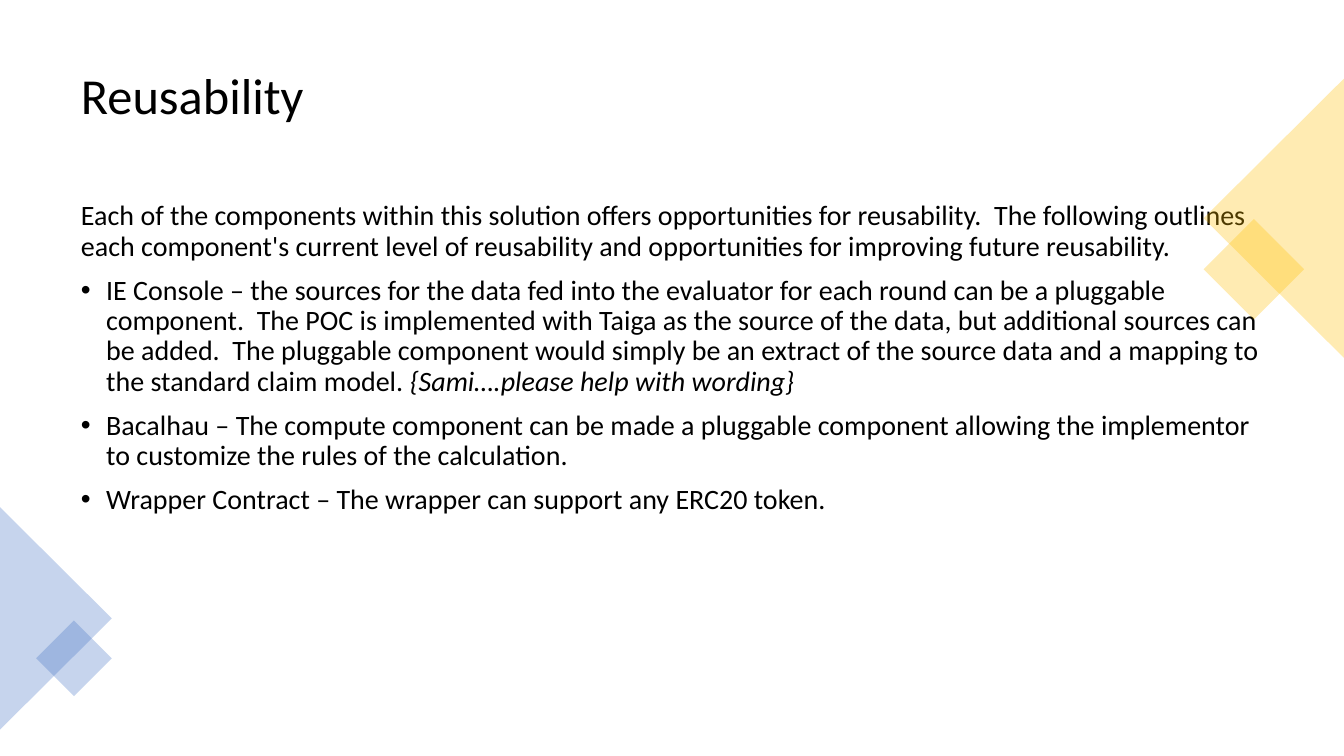
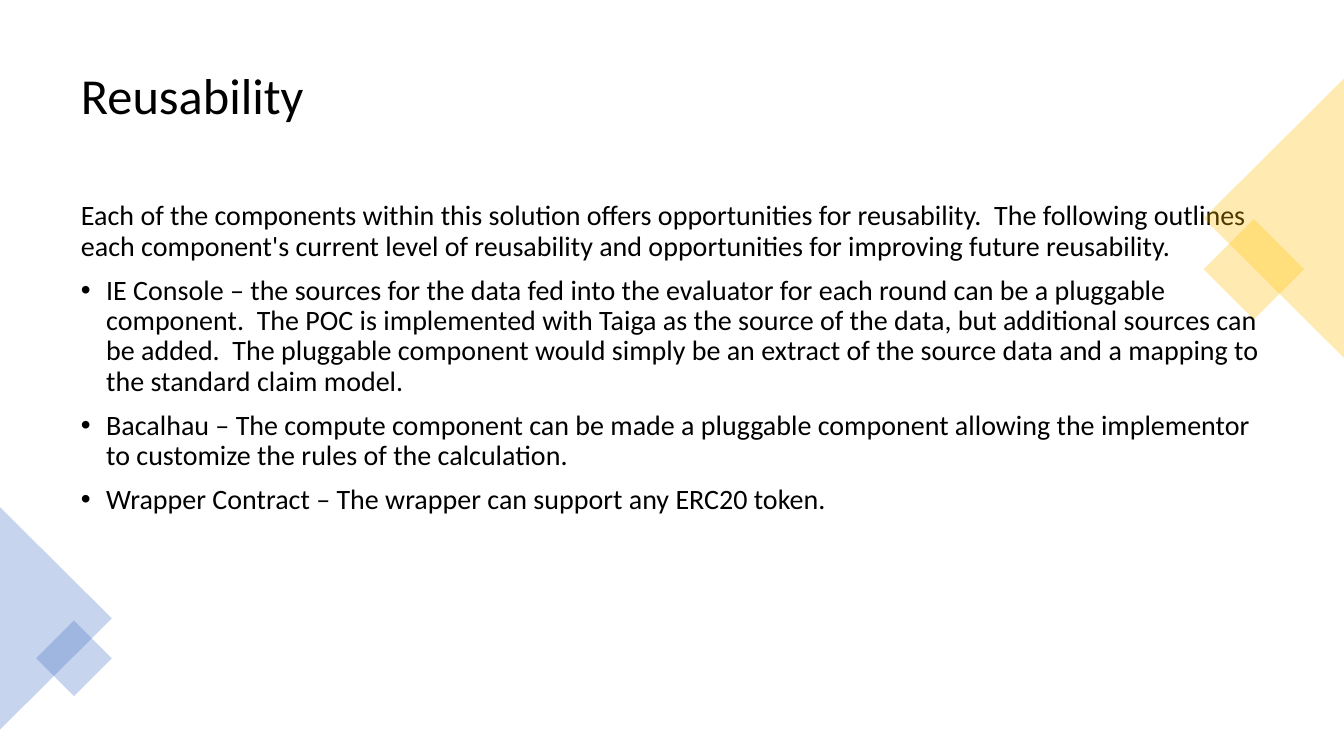
Before and after one commit to Cooperation-org/linked-trust-impact-eval, a slide deck: slide 3 of doc/ImpactEvaluatorsGrant.pptx. Drawn at 1344x756 pixels with LibreOffice and Linux fonts; fonts in the diff are those of the drawing. Boxes give left, top, right and bottom in pixels: in the first picture for what was removed or moved away, otherwise in the second. Text is boxed around its words. In the diff, an @@ line names an element or a change of style, - is before the commit and + after.

```diff
--- a/doc/ImpactEvaluatorsGrant.pptx
+++ b/doc/ImpactEvaluatorsGrant.pptx
@@ text at box(106, 280, 1258, 392): text changed @@
-• IE Console – the sources for the data fed into the evaluator for each round can be a pluggable component. The POC is implemented with Taiga as the source of the data, but additional sources can be added. The pluggable component would simply be an extract of the source data and a mapping to the standard claim model. {Sami….please help with wording}
+• IE Console – the sources for the data fed into the evaluator for each round can be a pluggable component. The POC is implemented with Taiga as the source of the data, but additional sources can be added. The pluggable component would simply be an extract of the source data and a mapping to the standard claim model.
```
Also in this commit, not shown: 3 other slides changed, 3 slides added, 2 other files.
